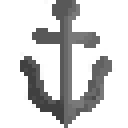
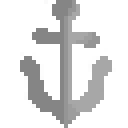
Layered file, before and after one edit (128x128). Changes by layer:
painted on "Layer 1" over left=20, top=56, right=112, bottom=124
